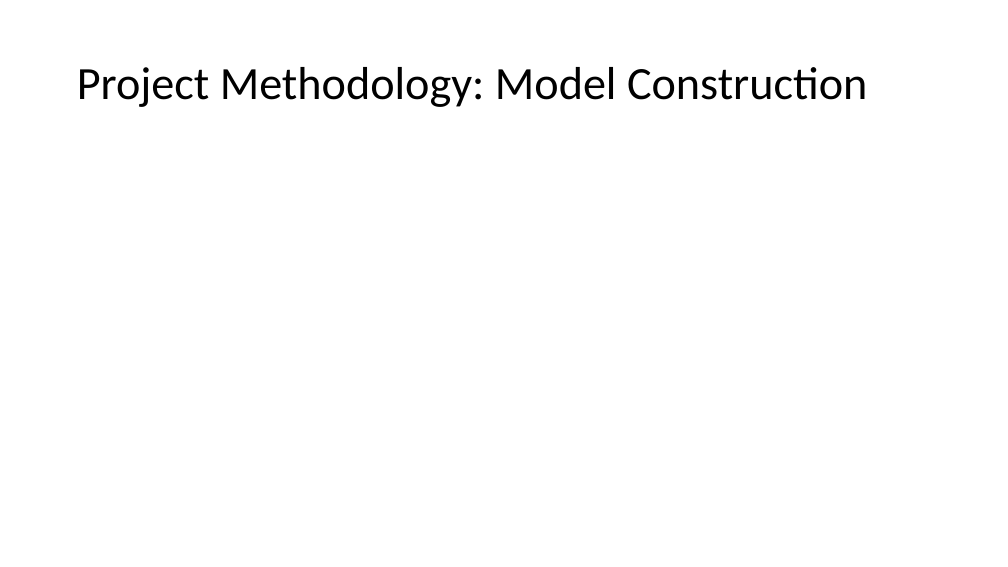
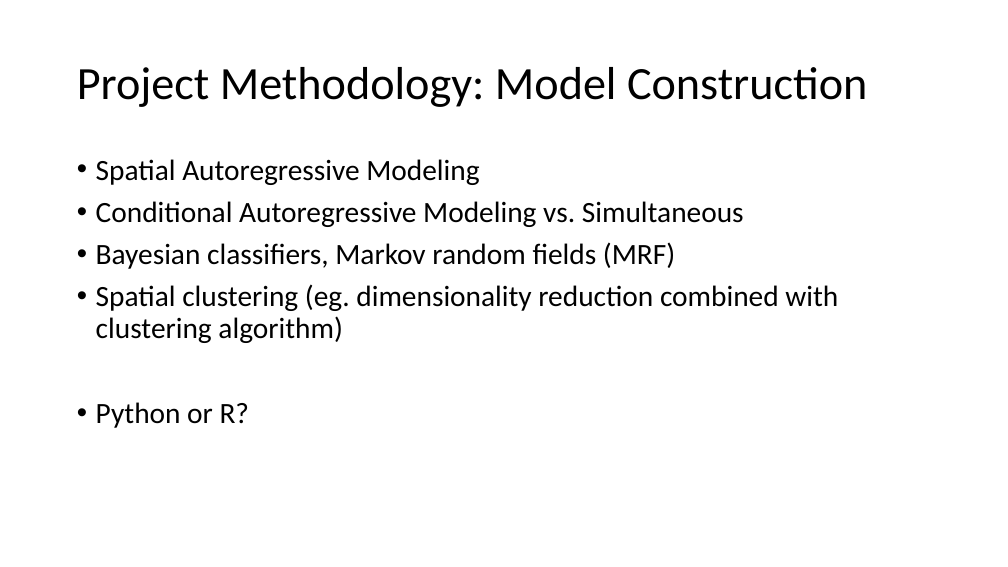
Before and after one commit to IMCI-GM/IMCI-GM-status, a slide deck: slide 7 of IMCI_GM_WG_110519.pptx (slide 6 before the commit). Drawn at 1008x567 pixels with LibreOffice and Linux fonts; fonts in the diff are those of the drawing. Boxes give left, top, right and bottom in pixels: in the first picture for what was removed or moved away, otherwise in the second. Text is boxed around its words. In the diff, an @@ line names an element or a change of style, - is before the commit and + after.

```diff
--- a/IMCI_GM_WG_110519.pptx
+++ b/IMCI_GM_WG_110519.pptx
@@ text added at [96,159,838,428], 28 pt, text #000000 @@
+• Spatial Autoregressive Modeling
+• Conditional Autoregressive Modeling vs. Simultaneous
+• Bayesian classifiers, Markov random fields (MRF)
+• Spatial clustering (eg. dimensionality reduction combined with clustering algorithm)
+• Python or R?
```
Also in this commit, not shown: 4 other slides changed, 1 slide added, 1 other file.
